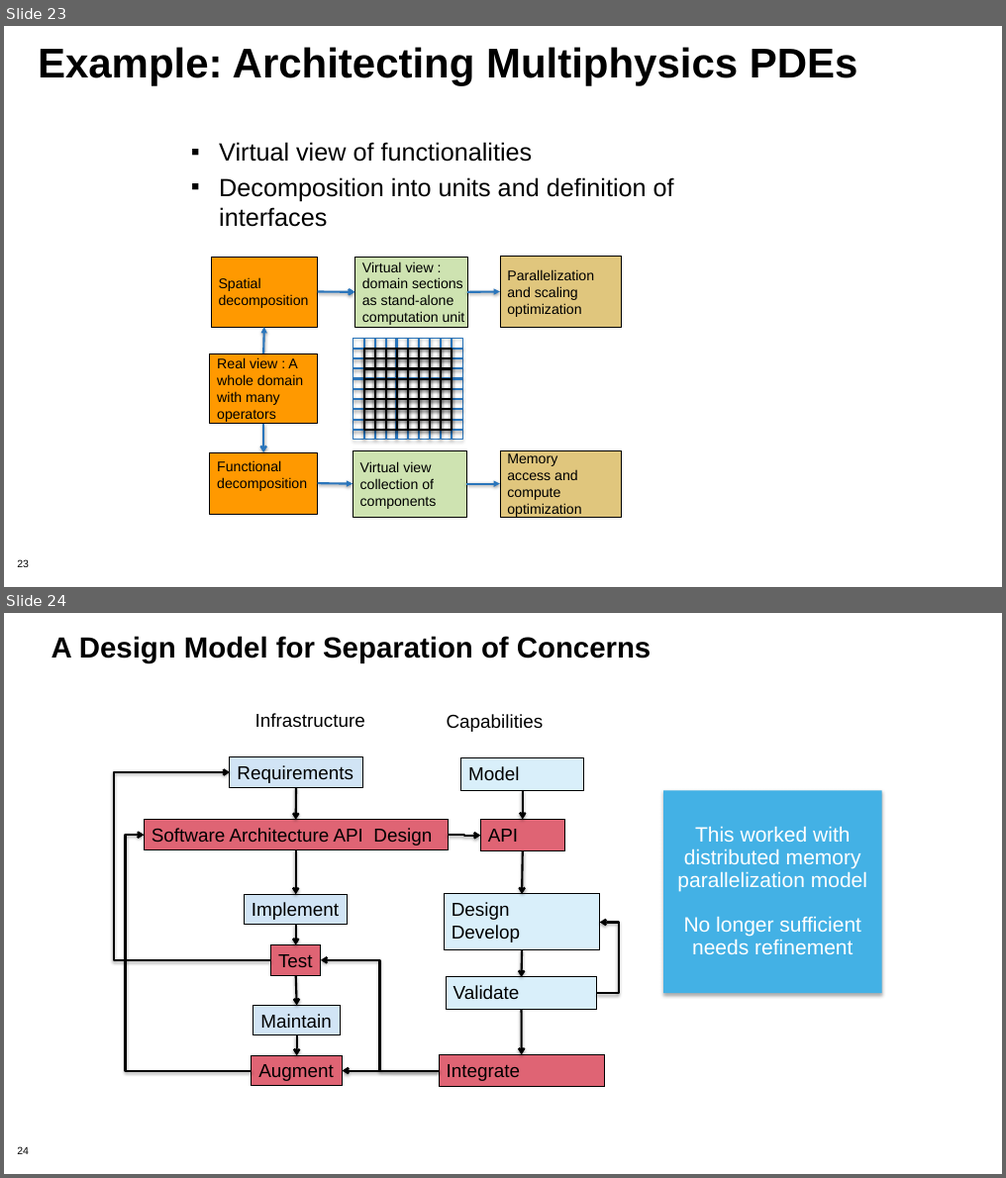
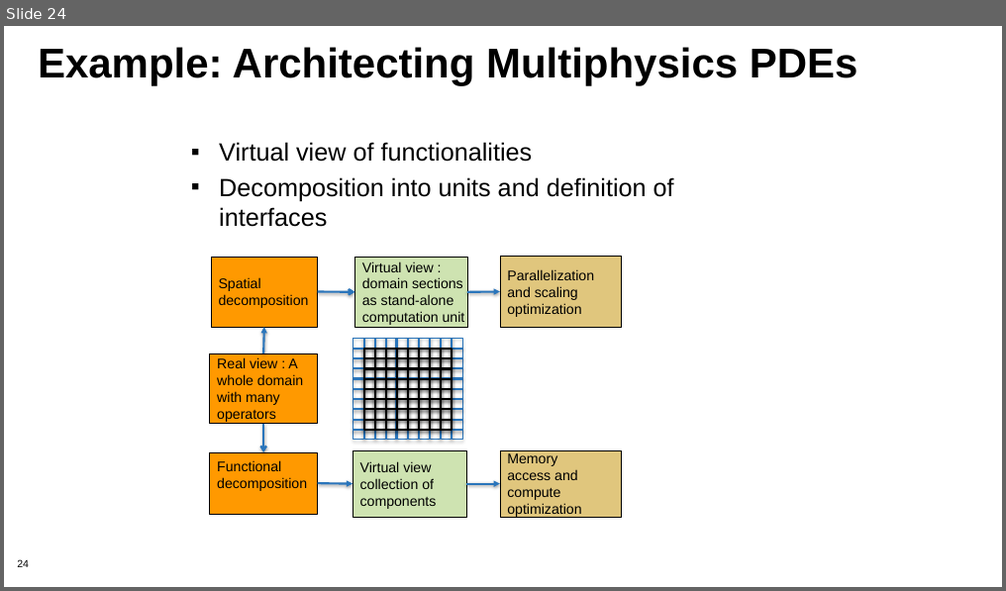
Before and after one commit to betterscientificsoftware/bssw-tutorial, a slide deck: presentations/04-design.pptx. Shown one above the other, each under a label of ours: slides 23 and 24 before the commit, slide 24 after it. The pictures are 1006x1178 and 1006x591 pixels, drawn with LibreOffice and Linux fonts; fonts in the diff are those of the drawing; background and template pictures are left out. Boxes give left, top, right and bottom in pixels: in the first picture for what was removed or moved away, otherwise in the second. Text is boxed around its words. In the diff, an @@ line names an element or a change of style, - is before the commit and + after.

```diff
--- a/presentations/04-design.pptx
+++ b/presentations/04-design.pptx
@@ slide 24 removed at (x1=4, y1=613, x2=1002, y2=1174), background #FFFFFF; not listed: 1 template element that a slide beside it also shows @@
@@ title removed at (x1=52, y1=636, x2=650, y2=663) @@
-A Design Model for Separation of Concerns
@@ text removed at (x1=255, y1=713, x2=365, y2=728) @@
-Infrastructure
@@ text removed at (x1=447, y1=714, x2=544, y2=732) @@
-Capabilities
@@ elbow arrow removed from (270, 960) to (230, 772) @@
@@ rectangle removed at (x1=663, y1=790, x2=882, y2=993) @@
-This worked with distributed memory parallelization model
-No longer sufficient
-needs refinement
@@ elbow arrow removed from (252, 1071) to (144, 835) @@
@@ elbow arrow removed from (448, 835) to (480, 836) @@
@@ elbow arrow removed from (597, 993) to (600, 922) @@
@@ elbow arrow removed from (439, 1071) to (321, 960) @@
@@ group removed at (x1=439, y1=759, x2=604, y2=1087): 5 rectangles, 4 arrows @@
-Model
-API
-Design
-Develop
-Validate
-Integrate
@@ group removed at (x1=144, y1=758, x2=448, y2=1086): 6 rectangles, 5 arrows @@
-Requirements
-Software Architecture API Design
-Implement
-Test
-Maintain
-Augment
@@ elbow arrow removed from (439, 1071) to (343, 1071) @@
@@ what was slide 23 is now slide 24 @@
@@ page number at (x1=17, y1=560, x2=29, y2=568): text changed @@
-23
+24
```
Also in this commit, not shown: 5 slides changed, 3 other slides removed.
